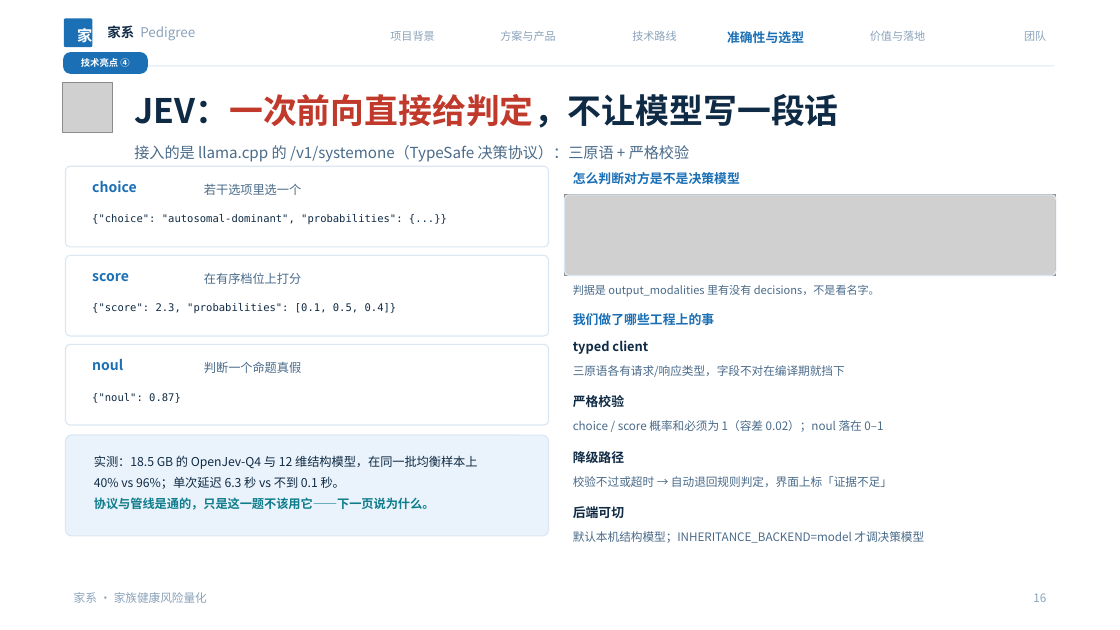
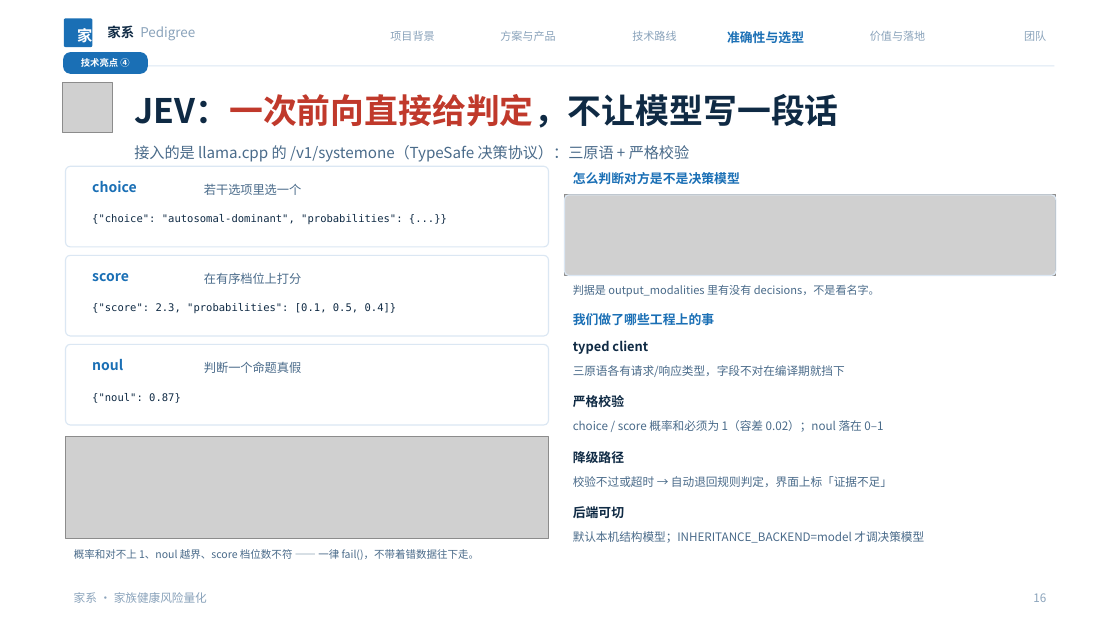
Before and after one commit to NimuStudio/jiaxi, a slide deck: slide 16 of deliverables/家系-答辩-v2.pptx. Drawn at 1120x630 pixels with LibreOffice and Linux fonts; fonts in the diff are those of the drawing; grey boxes stand for pictures; background and template pictures are left out. Boxes give left, top, right and bottom in pixels: in the first picture for what was removed or moved away, otherwise in the second. Text is boxed around its words. In the diff, an @@ line names an element or a change of style, - is before the commit and + after.

Commit message:
docs(deck): JEV 页换成两张真图——模型能力判据 + 校验代码实现
P16 原来右上是一段「判据看有没有决策头…501」的文字、左下是「40% vs 96%」的复述卡片
（与下一页重复）。现在两张图替掉：

1. 右上：GET /v1/models 实跑输出，凸显 architecture.output_modalities:["decisions"]。
2. 左下：src/lib/decision/client.ts:47 的 validateAnswers 真实代码——
   概率和必须为 1（容差 0.02）、noul 落在 0-1、score 档位数与取值域校验，不合法一律 fail()。
   回答的是评委最常问的「你们怎么防止模型胡说」。

渲染器补 FLAT 尺寸表：扁条位置（1100x180）与半宽位置（800x168）按目标尺寸倒推分辨率，
避免再次出现「缩到 5.7 英寸只剩 5pt」的问题。shot-validate 压到 6 行以适配 5.75x1.21。

```diff
--- a/deliverables/家系-答辩-v2.pptx
+++ b/deliverables/家系-答辩-v2.pptx
@@ rounded rectangle removed at (66,435,549,536) @@
@@ picture added at (66,437,549,539) @@
@@ text at (74,549,480,560): text changed; size 10.5 to 9 pt; text colour #0F2A44 to #4A6B8A @@
-实测：18.5 GB 的 OpenJev-Q4 与 12 维结构模型，在同一批均衡样本上
-40% vs 96%；单次延迟 6.3 秒 vs 不到 0.1 秒。
-协议与管线是通的，只是这一题不该用它——下一页说为什么。
+概率和对不上 1、noul 越界、score 档位数不符 —— 一律 fail()，不带着错数据往下走。
```
Also in this commit, not shown: 3 other files.
